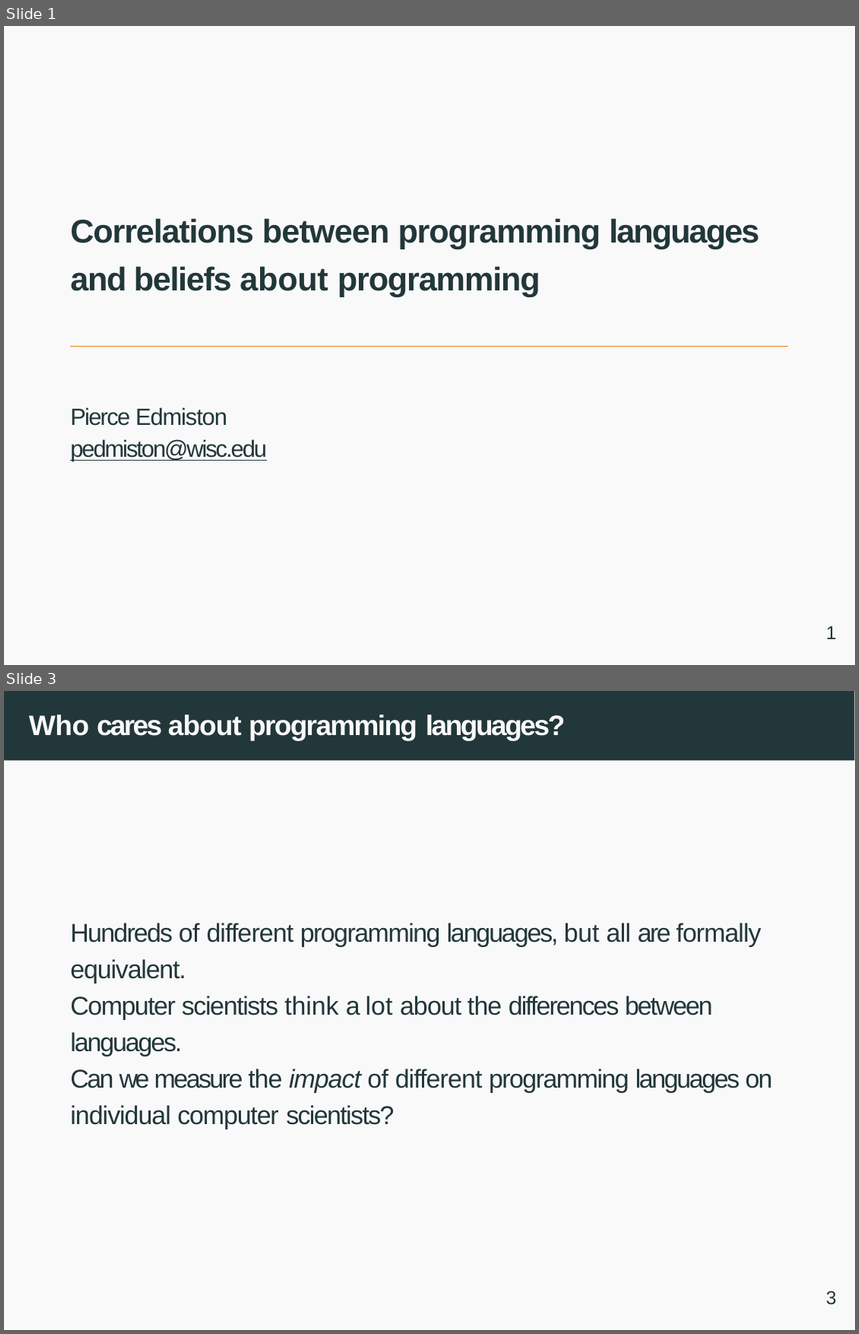
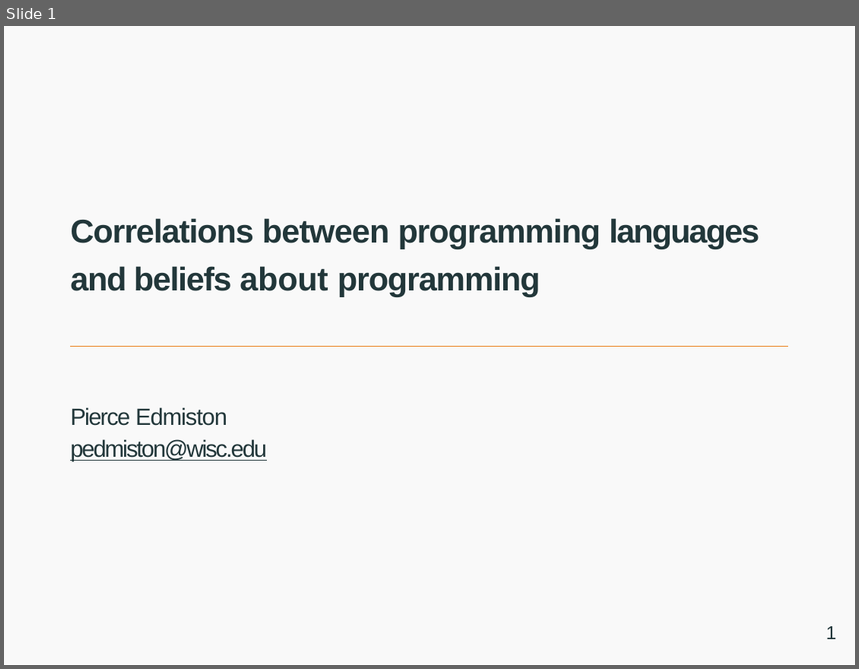
Before and after one commit to qiawenl2/programming-questionnaire, a slide deck: data-blitz.pptx. Shown one above the other, each under a label of ours: slides 1 and 3 before the commit, slide 1 after it; the slides between them are not shown. The pictures are 859x1334 and 859x669 pixels, drawn with LibreOffice and Linux fonts; fonts in the diff are those of the drawing. Boxes give left, top, right and bottom in pixels: in the first picture for what was removed or moved away, otherwise in the second. Text is boxed around its words. In the diff, an @@ line names an element or a change of style, - is before the commit and + after.

```diff
--- a/data-blitz.pptx
+++ b/data-blitz.pptx
@@ slide 3 removed at [4, 691, 855, 1330], background #FFFFFF @@
@@ freeform shape removed at [4, 691, 855, 760] @@
@@ title removed at [29, 715, 565, 740] @@
-Who cares about programming languages?
@@ freeform shape removed at [4, 760, 855, 1329] @@
@@ text removed at [70, 923, 773, 1130] @@
-Hundreds of different programming languages, but all are formally equivalent.
-Computer scientists think a lot about the differences between languages.
-Can we measure the impact of different programming languages on individual computer scientists?
@@ page number removed at [826, 1291, 837, 1305] @@
-3
```
Also in this commit, not shown: 6 slides changed, 1 slide added, 1 other slide removed.
